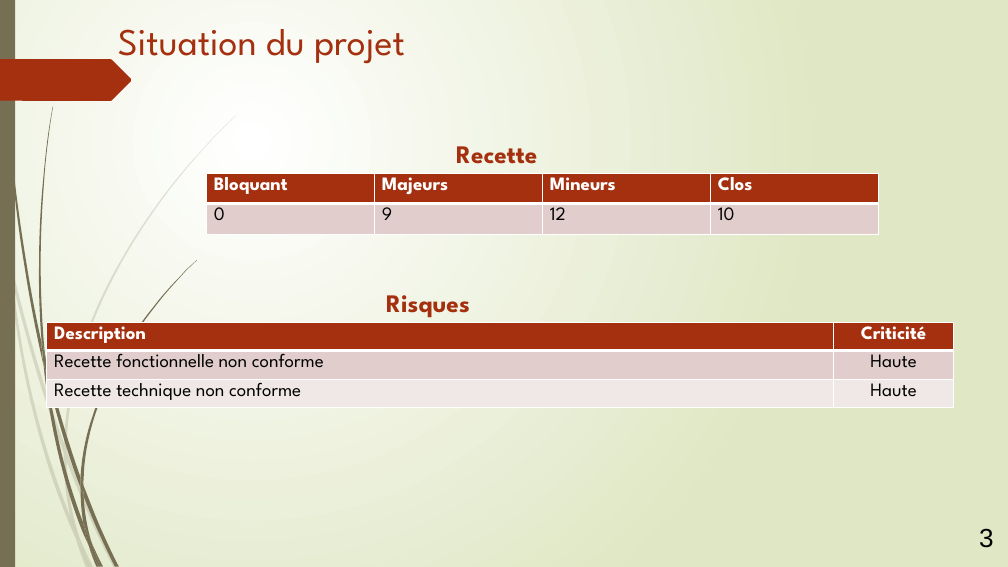
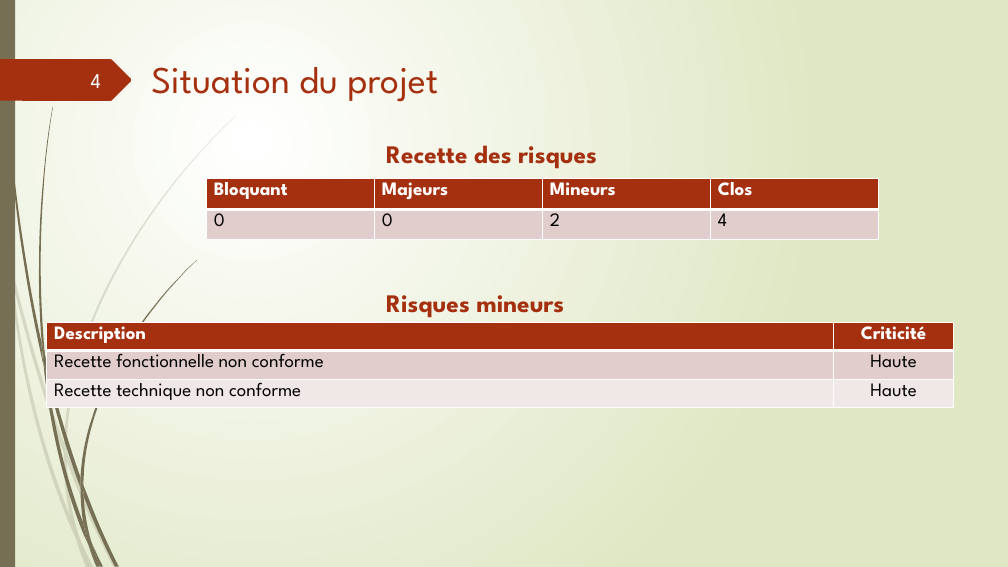
Before and after one commit to abes-esr/kalidos, a slide deck: slide 4 of doc/comité-pilotage.pptx. Drawn at 1008x567 pixels with LibreOffice and Linux fonts; fonts in the diff are those of the drawing. Boxes give left, top, right and bottom in pixels: in the first picture for what was removed or moved away, otherwise in the second. Text is boxed around its words. In the diff, an @@ line names an element or a change of style, - is before the commit and + after.

```diff
--- a/doc/comité-pilotage.pptx
+++ b/doc/comité-pilotage.pptx
@@ title "Situation du projet": place and size @@
-title "Situation du projet" at [118,29,405,67]
+title "Situation du projet" at [151,67,438,102]
@@ page number added at [91,74,101,88], 20 pt, text #FEFFFF @@
+4
@@ text at [386,145,597,169]: text changed @@
-Recette
+Recette des risques
@@ table at [206,178,878,240] @@
-row 2: 0 | 9 | 12 | 10
+row 2: 0 | 0 | 2 | 4
@@ table: place and size @@
-table at [206,173,878,234]
+table at [206,178,878,240]
@@ text at [386,295,564,318]: text changed @@
-Risques
+Risques mineurs
@@ text removed at [979,528,994,548] @@
-3
```
Also in this commit, not shown: 8 other slides changed, 3 slides added.
